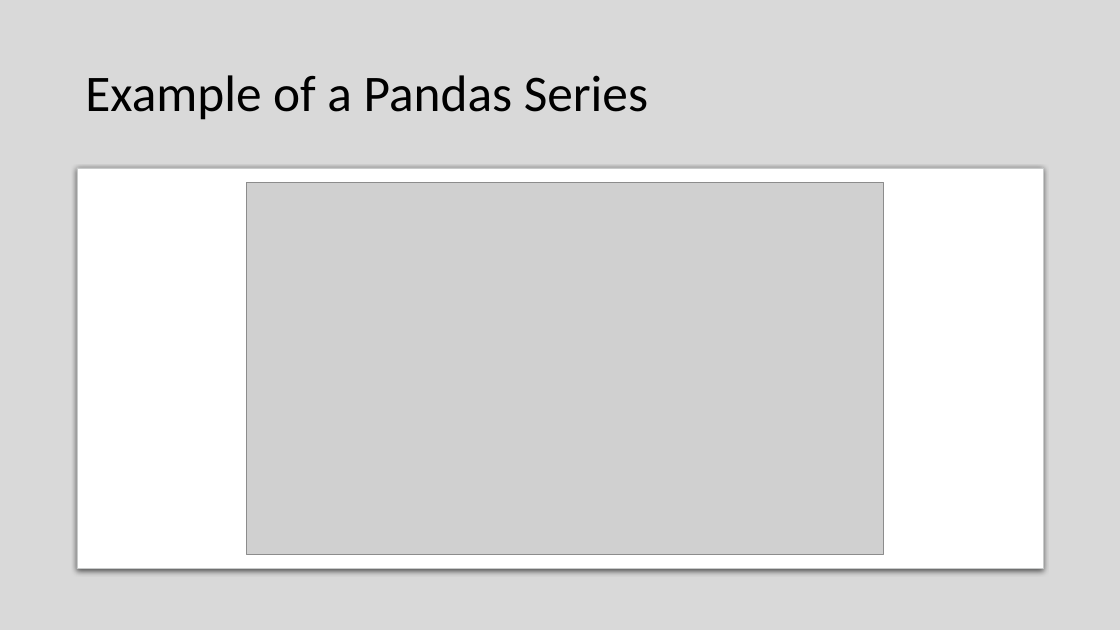
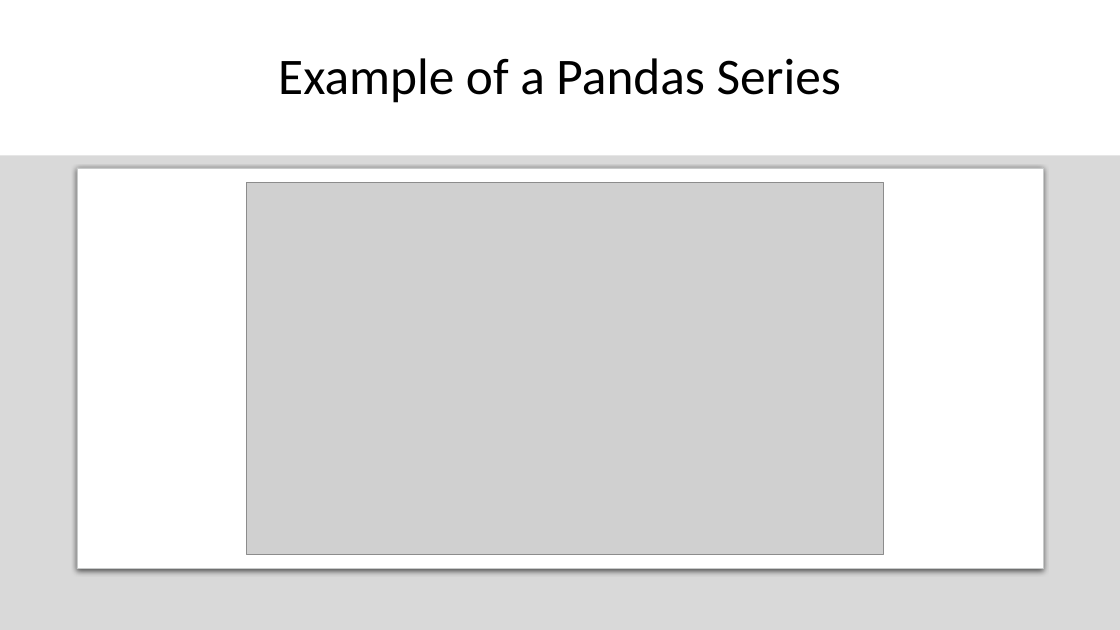
Before and after one commit to SandervandenOord/pandas_training, a slide deck: slide 8 of Pandas_Training_Slides.pptx. Drawn at 1120x630 pixels with LibreOffice and Linux fonts; fonts in the diff are those of the drawing; grey boxes stand for pictures. Boxes give left, top, right and bottom in pixels: in the first picture for what was removed or moved away, otherwise in the second. Text is boxed around its words. In the diff, an @@ line names an element or a change of style, - is before the commit and + after.

```diff
--- a/Pandas_Training_Slides.pptx
+++ b/Pandas_Training_Slides.pptx
@@ title "Example of a Pandas Series": place and size @@
-title "Example of a Pandas Series" at bbox=[85, 75, 648, 120]
+title "Example of a Pandas Series" at bbox=[0, 0, 1120, 155]
@@ title "Example of a Pandas Series" at bbox=[0, 0, 1120, 155]: alignment left to centre; fill none to #FFFFFF @@
```
Also in this commit, not shown: 4 other slides changed, 3 slides added, 1 slide removed.
